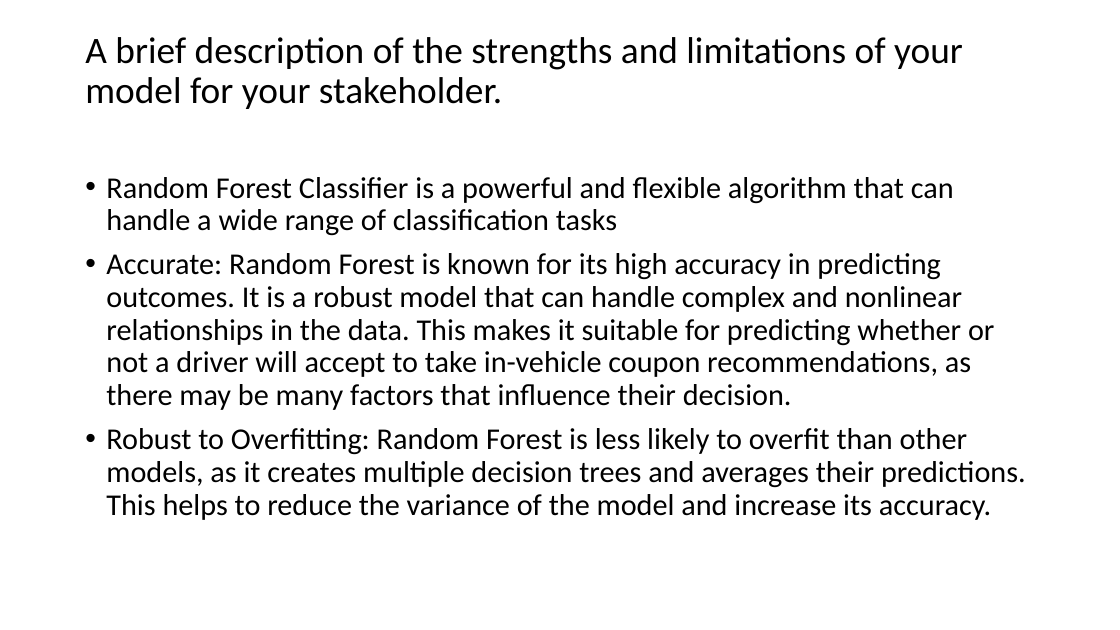
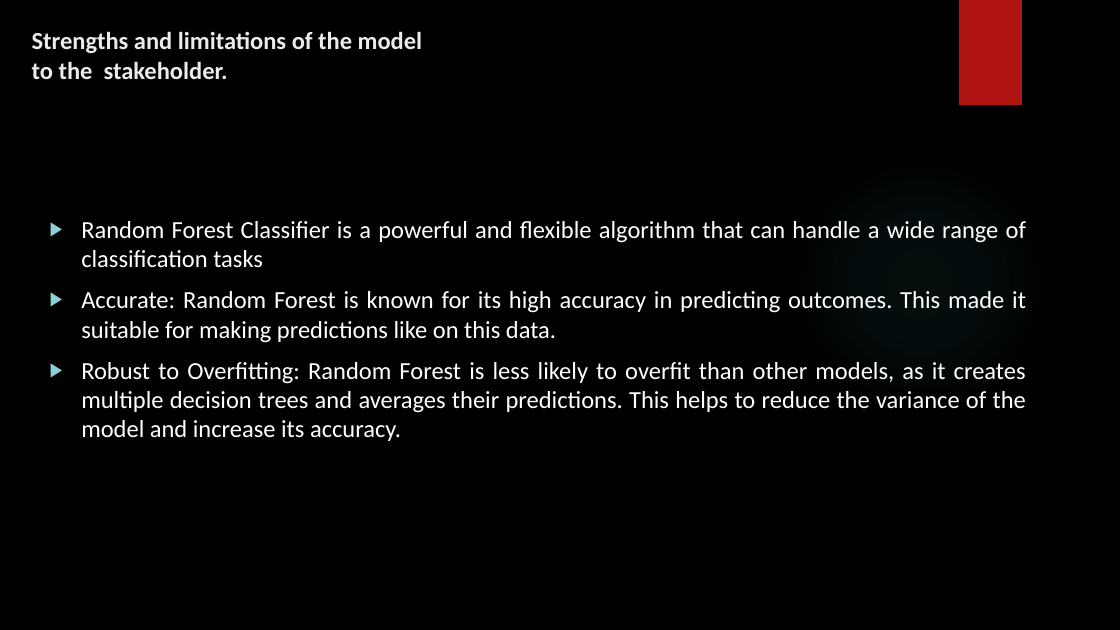
Before and after one commit to Oruka01/Coupon-recommendation-predictions, a slide deck: slide 8 of Presentation/Presentation slide.pptx (slide 7 before the commit). Drawn at 1120x630 pixels with LibreOffice and Linux fonts; fonts in the diff are those of the drawing; background and template pictures are left out. Boxes give left, top, right and bottom in pixels: in the first picture for what was removed or moved away, otherwise in the second. Text is boxed around its words. In the diff, an @@ line names an element or a change of style, - is before the commit and + after.

```diff
--- a/Presentation/Presentation slide.pptx
+++ b/Presentation/Presentation slide.pptx
@@ background #FFFFFF to picture (left out) @@
@@ title "Strengths and limitations of the ..." at [32, 31, 423, 79]: vertical alignment middle to bottom @@
@@ rectangle added at [959, 0, 1022, 105], fill #B01513 @@
@@ title at [32, 31, 423, 79]: text changed; size 32 to 21 pt; text colour #000000 to #EBEBEB; bold on @@
-A brief description of the strengths and limitations of your model for your stakeholder.
+Strengths and limitations of the model to the stakeholder.
@@ text "Random Forest Classifier is a ...": place and size @@
-text "Random Forest Classifier is a ..." at [106, 177, 1026, 520]
+text "Random Forest Classifier is a ..." at [81, 221, 1026, 441]
@@ text "Random Forest Classifier is a ..." at [81, 221, 1026, 441]: vertical alignment top to middle @@
@@ ellipse added at [791, 154, 1049, 413], fill gradient #50B9C1 @@
@@ text at [81, 221, 1026, 441]: size 25.9 to 21 pt, text colour #000000 to #FFFFFF in "Random Forest Classifier is a powerful and ...", "Robust to Overfitting: Random Forest is less ..."; alignment left to justified; bullet • to ▶; line spacing 0.9 to 1 @@
@@ text at [81, 291, 1026, 343]: text changed; size 25.9 to 21 pt; text colour #000000 to #FFFFFF @@
-• Accurate: Random Forest is known for its high accuracy in predicting outcomes. It is a robust model that can handle complex and nonlinear relationships in the data. This makes it suitable for predicting whether or not a driver will accept to take in-vehicle coupon recommendations, as there may be many factors that influence their decision.
+▶ Accurate: Random Forest is known for its high accuracy in predicting outcomes. This made it suitable for making predictions like on this data.
```
Also in this commit, not shown: 8 other slides changed, 4 slides added, 5 slides removed.
